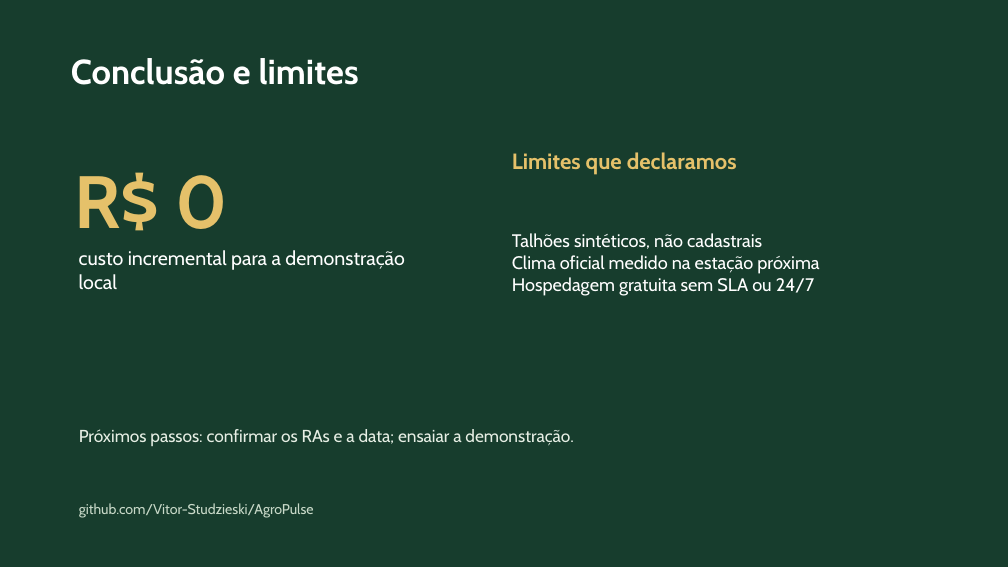
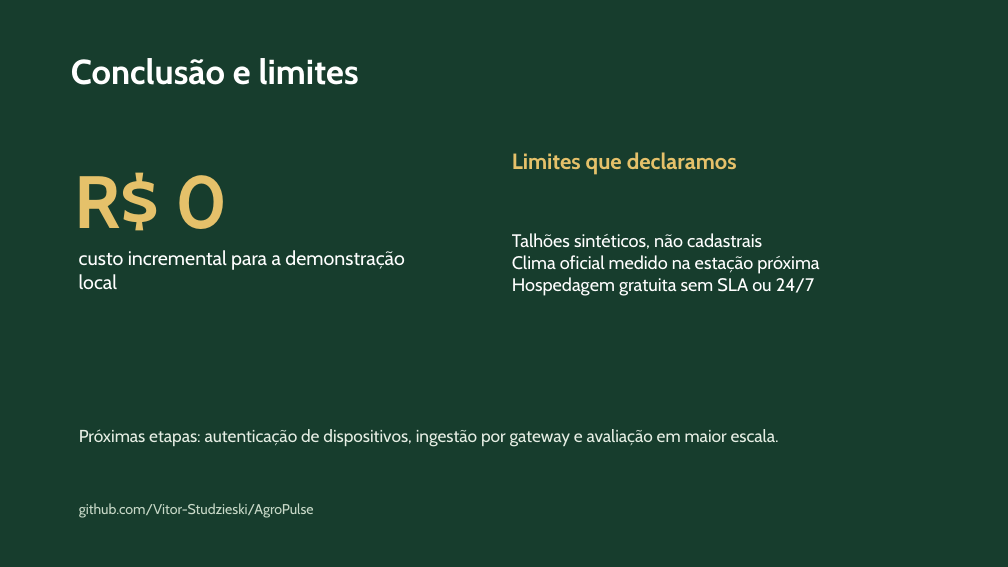
Before and after one commit to Vitor-Studzieski/AgroPulse, a slide deck: slide 6 of docs/apresentacao/AgroPulse-IAL-215.pptx. Drawn at 1008x567 pixels with LibreOffice and Linux fonts; fonts in the diff are those of the drawing. Boxes give left, top, right and bottom in pixels: in the first picture for what was removed or moved away, otherwise in the second. Text is boxed around its words. In the diff, an @@ line names an element or a change of style, - is before the commit and + after.

Commit message:
docs: profissionaliza próximos passos da apresentação

```diff
--- a/docs/apresentacao/AgroPulse-IAL-215.pptx
+++ b/docs/apresentacao/AgroPulse-IAL-215.pptx
@@ text at (x1=79, y1=429, x2=779, y2=447): text changed @@
-Próximos passos: confirmar os RAs e a data; ensaiar a demonstração.
+Próximas etapas: autenticação de dispositivos, ingestão por gateway e avaliação em maior escala.
```
